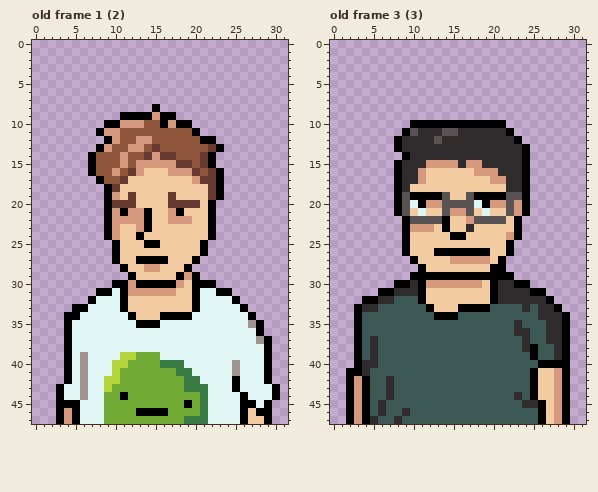
Edited in one commit: pixel-art file (res/ase/customers.aseprite). The picture above was drawn from the file before the commit.
32x48 pixels, 42 frames. Shown: old frame 1 (2), old frame 3 (3). The commit also changed other frames, which this record leaves out.
The result:
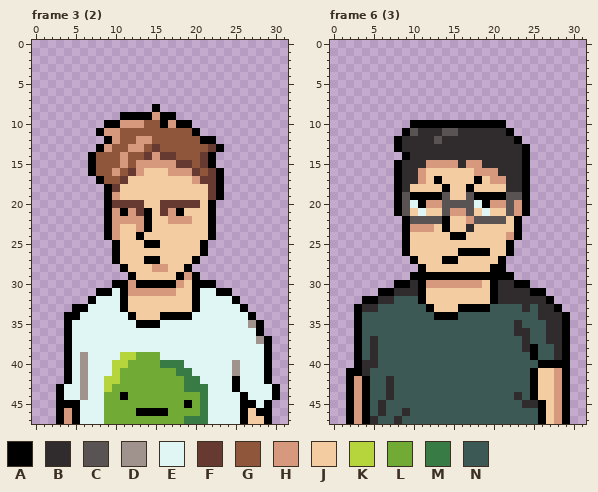
Palette (. is transparent): A #000000  B #302c2e  C #5a5353  D #a0938e  E #dff6f5  F #663931  G #8f563b  H #d7997d  J #f4cca1  K #b6d53c  L #71aa34  M #397b44  N #3c5956
A new or re-ordered frame is compared with the old frame closest to it.
Commit: Customer state
The exact change:
frames 42 -> 63
Frame 3 (2) is new; against old frame 1 (2), layer "Base layer":
y 19: x 12 F -> J; x 17 F -> J
y 20: x 13 J -> F; x 16 J -> F
y 21: x 13 H -> F; x 16 J -> F
y 27: x 13 A -> J; x 16 A -> J
y 28: x 14 H -> J; x 16 J -> H
Frame 6 (3) is new; against old frame 3 (3), layer "Base layer":
y 17: x 13 J -> A; x 18 J -> A
y 18: x 14 J -> A; x 17 J -> A
y 26: x 13..15 AAA -> JJJ
y 27: x 14..19 JHHHHH -> AAJJJJ
Changed places in both pictures, as pixel boxes (x1, y1, x2, y2):
changed: (128, 192, 176, 216)
changed: (136, 256, 168, 272)
changed: (434, 176, 482, 192)
changed: (434, 248, 490, 264)
